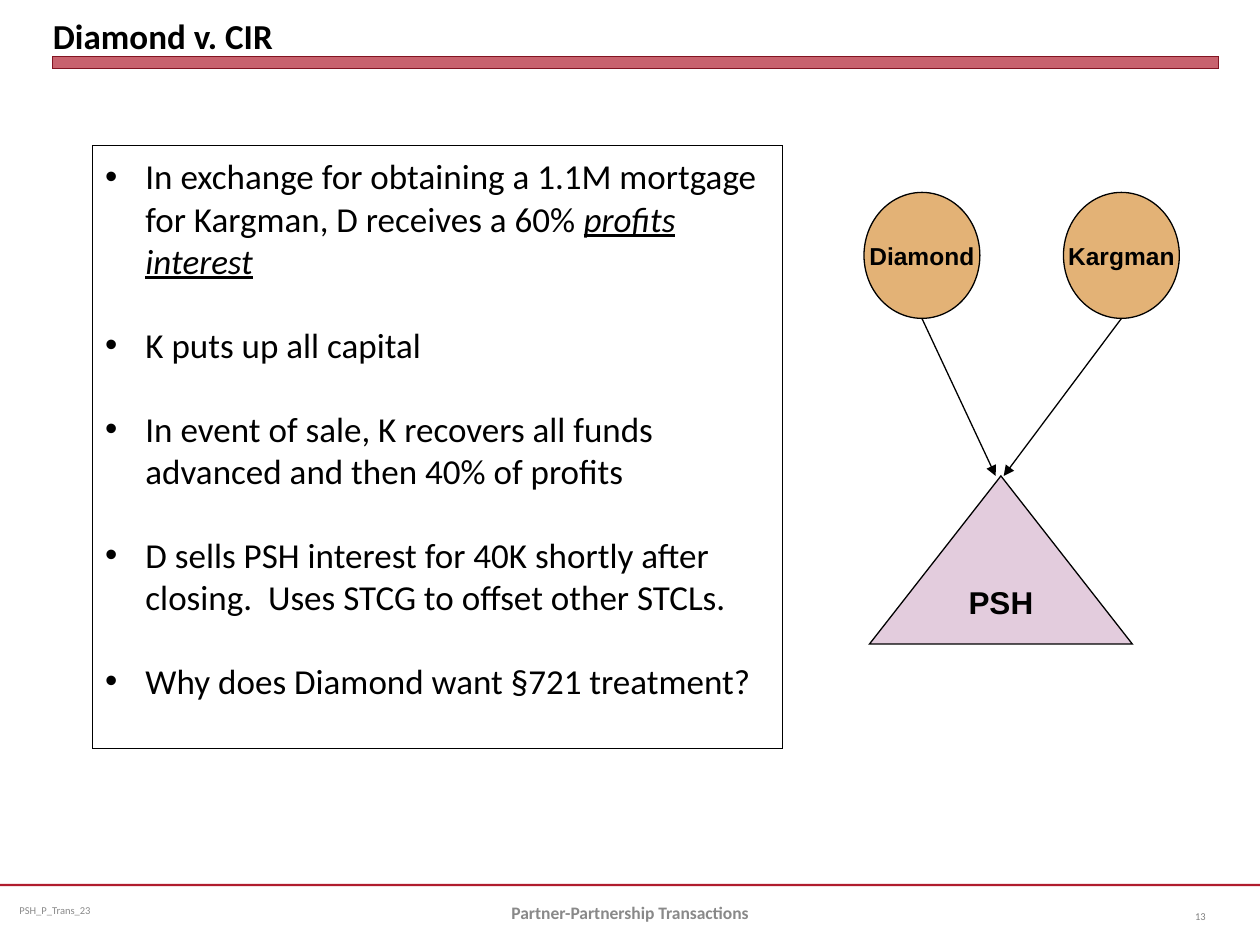
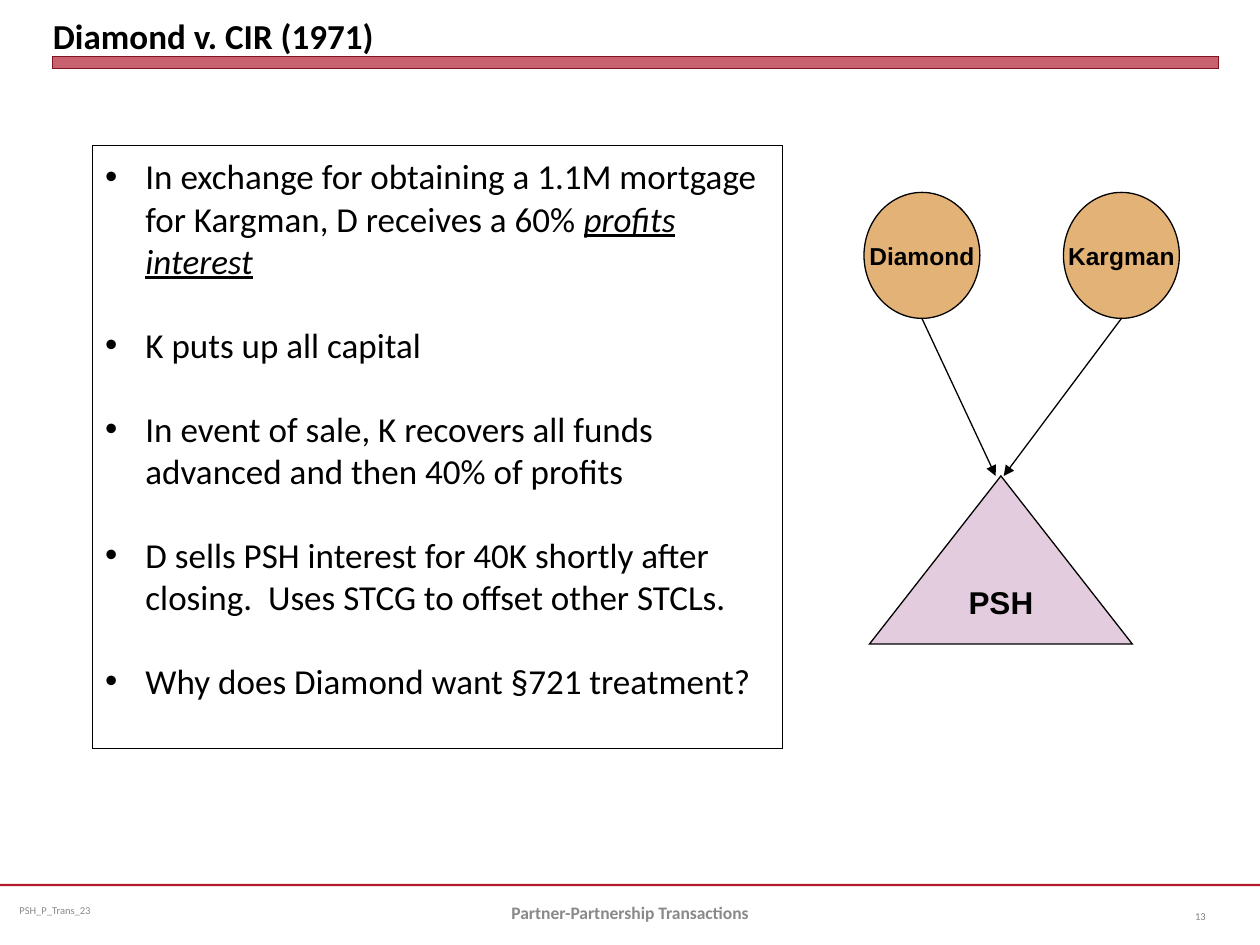
Before and after one commit to jmc877/Partnership-Tax, a slide deck: slide 13 of slides/PSH_P_Trans_23.pptx. Drawn at 1260x945 pixels with LibreOffice and Linux fonts; fonts in the diff are those of the drawing. Boxes give left, top, right and bottom in pixels: in the first picture for what was removed or moved away, otherwise in the second. Text is boxed around its words. In the diff, an @@ line names an element or a change of style, - is before the commit and + after.

```diff
--- a/slides/PSH_P_Trans_23.pptx
+++ b/slides/PSH_P_Trans_23.pptx
@@ title at <box>53,23,374,58</box>: text changed @@
-Diamond v. CIR
+Diamond v. CIR (1971)
```
Also in this commit, not shown: 5 other slides changed, 4 other files.
